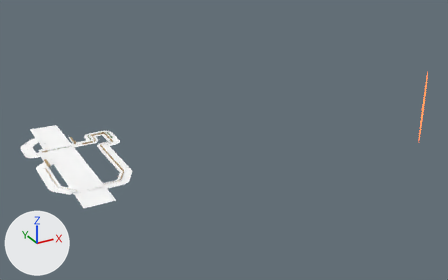
A saved change to the Blender file tools/blender/scenes/westminster.blend.
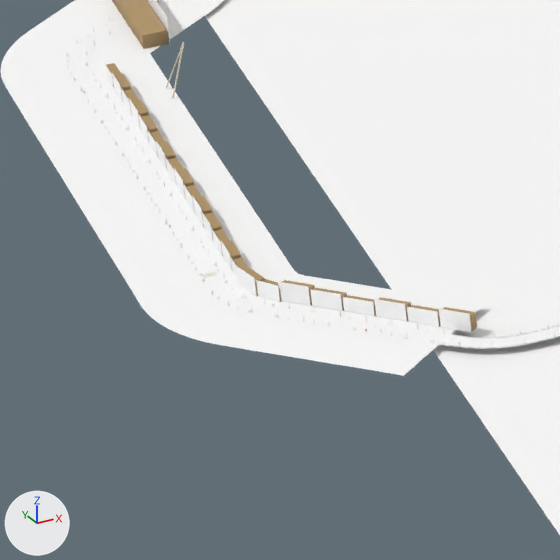
The first picture shows the older version from a camera (50 mm lens) standing at (-1699.0, -8521.0, 3812.0) and looking at (1994.0, -1806.0, 454.0). The close-ups show the older and then the newer version on the part from 8% to 19% of the width and 58% to 75% of the height of that picture. Only the edits that show in the close-ups are written down. The lights are fixed; the arrows at lower left show +X, +Y and +Z.

Names of what the first close-up shows: 'CountyHall', 'Land_004', 'LondonBanks_016', 'LondonBanks_017', 'LondonBanks_018', 'LondonBanks_019', 'LondonBanks_020', 'ThamesWater_015', 'ThamesWater_016', 'ThamesWater_017', 'ThamesWater_018', 'ThamesWater_019', 'ThamesWater_020' and 26 more.
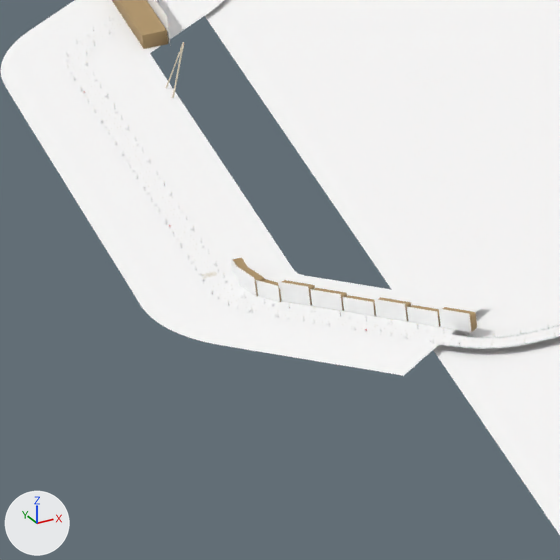
Boxes [x1, y1, x2, y2] around the edits, measured in the close-ups (560 x 560 px):
'CountyHall', reshaped
    before: [104, 0, 471, 332]
    after: [147, 0, 471, 332]
part 1 of me_countyhall, deleted
    before: [104, 63, 232, 271]
part 2 of me_land_004, deleted
    before: [106, 63, 241, 268]

Patch to the scene script:
```diff
--- a/tools/blender/scenes/westminster.blend.py
+++ b/tools/blender/scenes/westminster.blend.py
@@ me_countyhall @@
 # used by ob_countyhall; location = (0.0, 0.0, 0.0)
-me_countyhall.from_pydata(...)  # 384 vertices, 96 faces; spans x -158.0..983.0, y -1459.0..225.0, z 6.0..44.0
+me_countyhall.from_pydata(...)  # 328 vertices, 82 faces; spans x -158.0..983.0, y -1459.0..225.0, z 6.0..44.0
+# me_countyhall part 1: 14 loose pieces with 56 vertices, spanning x -156.0, y -1164.0..-606.0, z 6.0..31.0, are deleted
 me_countyhall.materials.append(mat_countyhall)
@@ me_land_004 @@
 # used by ob_land_004; location = (0.0, 0.0, 0.0)
-me_land_004.from_pydata(...)  # 5520 vertices, 3044 faces; spans x -191.0..43.0, y -1444.0..-552.0, z 6.0..67.0
+me_land_004.from_pydata(...)  # 5408 vertices, 2974 faces; spans x -191.0..43.0, y -1444.0..-552.0, z 6.0..67.0
+# me_land_004 part 2: 14 loose pieces with 112 vertices, spanning x -156.0..-144.0, y -1164.0..-606.0, z 6.0..27.0, are deleted
 me_land_004.materials.append(mat_land)
```
